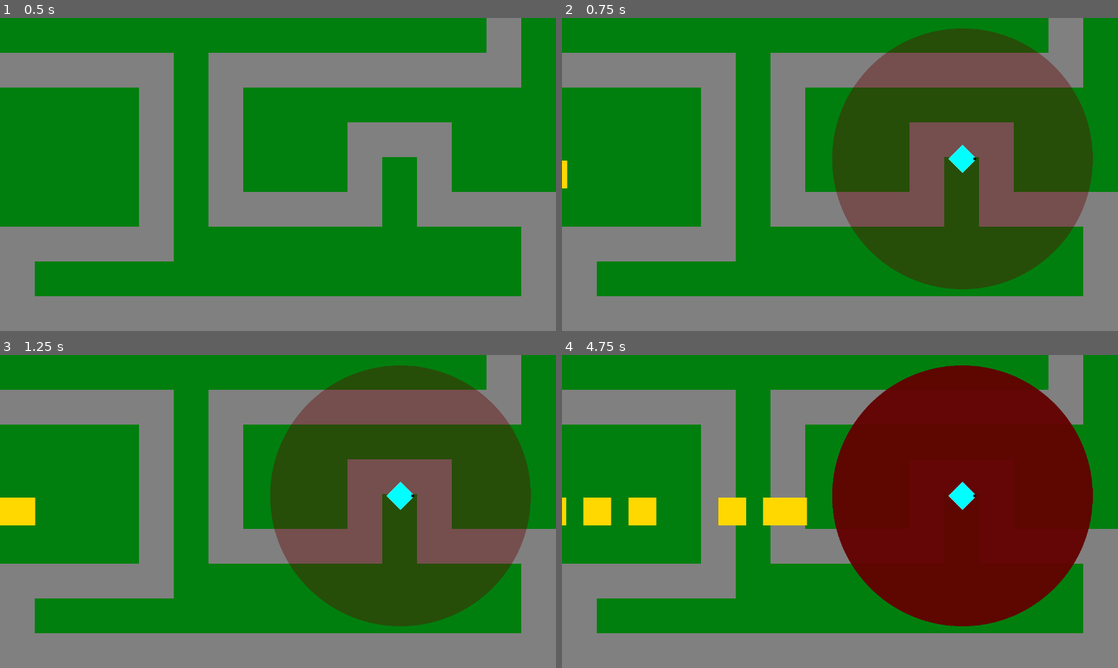
Above: before the commit, frames 1-4 (two rows, left to right).
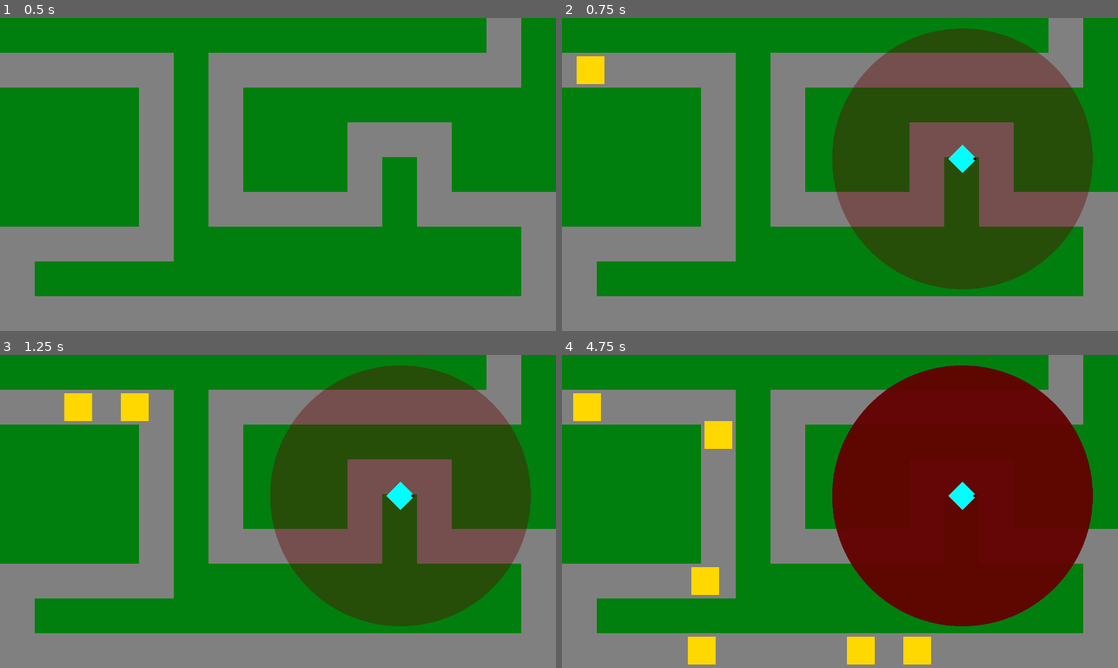
Above: after the commit, the same moments.

Repository: phrasmotica/godot-tower-defence
Game: Godot game, scene res://scenes/game.tscn
Same seed, same stepped clock (60 frames per second), same inputs: the game is played once before the commit and once after it.
Inputs (mouse positions are in pixels of both pictures, inside the frame that each line leads up to):
- Up to frame 1 (0.5 s): no input
- Up to frame 2 (0.75 s): tap Enter (ui_accept) at 0.5 s; move the mouse to (962, 158) at 0.52 s; hold U (tower_upgrade) from 0.53 s (still down); tap 1 (tower_1) at 0.6 s; click (962, 158) at 0.67 s
- Up to frame 3 (1.25 s): keep holding U (tower_upgrade); tap Enter (ui_accept) at 0.77 s
- Up to frame 4 (4.75 s): move the mouse to (962, 495) at 1.27 s; release U (tower_upgrade) at 1.28 s; tap 1 (tower_1) every 0.75 s from 1.35 to 4.35 s; click (962, 495) at 1.42 s; tap Enter (ui_accept) at 1.52, 3.02, 3.77, 4.52 s; hold U (tower_upgrade) 2.03-3.53 s; click (962, 495) at 2.17 s; click (962, 495) at 2.92 s; click (962, 495) at 3.67 s; click (962, 495) at 4.42 s

Frame 1 is identical in both runs. In frame 2, 0.5% of the frame differs, in the area x 0-8%, y 12-55%; in frame 3, 1.5%; in frame 4, 4.8%, in the area x 0-67%, y 12-99%.

Commit message:
Create waypoints for new path and remove old path background texture

Diff:
--- a/scenes/game.tscn
+++ b/scenes/game.tscn
@@ -1,7 +1,6 @@
-[gd_scene load_steps=26 format=3 uid="uid://dgtufrjl0qobf"]
+[gd_scene load_steps=25 format=3 uid="uid://dgtufrjl0qobf"]
 
 [ext_resource type="Script" path="res://scripts/lives_manager.gd" id="1_6mlow"]
-[ext_resource type="Texture2D" uid="uid://b88llhfu10tyh" path="res://assets/sprites/path.jpg" id="1_hvnhp"]
 [ext_resource type="Script" path="res://scripts/bank_manager.gd" id="1_rbgcv"]
 [ext_resource type="PackedScene" uid="uid://buo64r0x83gru" path="res://scenes/enemy_1.tscn" id="2_s70yg"]
 [ext_resource type="Script" path="res://scripts/path.gd" id="3_c8cdx"]
@@ -111,9 +110,9 @@
 
 [sub_resource type="Curve2D" id="Curve2D_0uew2"]
 _data = {
-"points": PackedVector2Array(0, 0, 0, 0, -50, 360, 0, 0, 0, 0, 1330, 360)
+"points": PackedVector2Array(0, 0, 0, 0, -40, 120, 0, 0, 0, 0, 360, 120, 0, 0, 0, 0, 360, 520, 0, 0, 0, 0, 40, 520, 0, 0, 0, 0, 40, 680, 0, 0, 0, 0, 1240, 680, 0, 0, 0, 0, 1240, 440, 0, 0, 0, 0, 1000, 440, 0, 0, 0, 0, 1000, 280, 0, 0, 0, 0, 840, 280, 0, 0, 0, 0, 840, 440, 0, 0, 0, 0, 520, 440, 0, 0, 0, 0, 520, 120, 0, 0, 0, 0, 1160, 120, 0, 0, 0, 0, 1160, -40)
 }
-point_count = 2
+point_count = 15
 
 [node name="Game" type="Node2D"]
 
@@ -128,12 +127,6 @@
 starting_lives = 10
 
 [node name="Background" type="Node2D" parent="."]
-
-[node name="BackgroundTexture" type="TextureRect" parent="Background"]
-visible = false
-offset_right = 40.0
-offset_bottom = 40.0
-texture = ExtResource("1_hvnhp")
 
 [node name="TileMap" type="TileMap" parent="Background"]
 tile_set = SubResource("TileSet_4rbar")
--- a/scripts/enemy.gd
+++ b/scripts/enemy.gd
@@ -19,6 +19,7 @@
 	move(delta)
 
 func move(delta):
+	# TODO: move in pixels per second instead
 	if progress_ratio < 1.0:
 		progress_ratio += movement_speed * delta
 	else:
